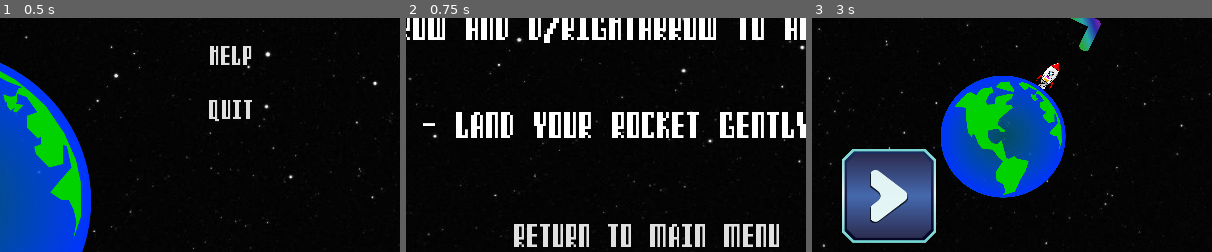
Above: before the commit, frames 1-3 (left to right).
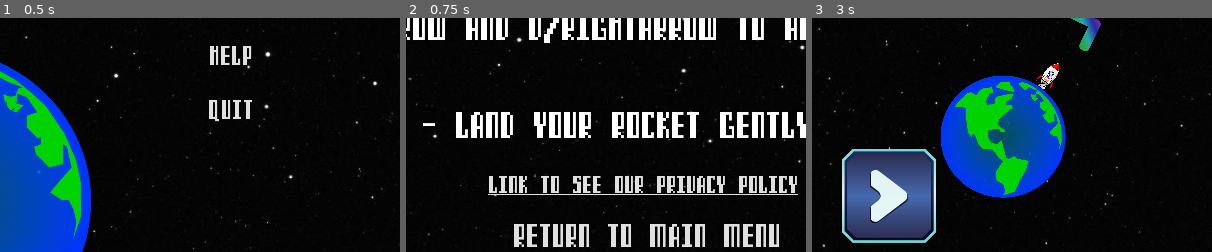
Above: after the commit, the same moments.

Repository: Such-Software/wownero-moon-launch
Game: Godot game, scene res://game/gui/menu/Menu.tscn
Two runs of this game, one before a commit and one after it. Both use one fixed random seed, a clock stepped at 60 frames per second and the inputs below.
Inputs:
- Up to frame 1 (0.5 s): no input
- Up to frame 2 (0.75 s): click "Help" at 0.5 s
- Up to frame 3 (3 s): tap Enter at 1.25 s; hold Right (ui_right) 1.28-2 s; click "Return to main menu" at 2 s; click "Play!" at 2.75 s
The pictures show only the part of the screen within x 20-70%, y 38-88%; the shares and areas given below are measured in that part.

Frame 1 is identical in both runs. In frame 2, 2.9% of the frame differs, in the area x 20-98%, y 67-76%; in frame 3, nothing differs.

Commit message:
add privacy policy link

Diff:
--- a/game/gui/help/Help.gd
+++ b/game/gui/help/Help.gd
@@ -1,4 +1,10 @@
 extends Control
+
+
 
 func _on_Button_pressed():
 	get_tree().change_scene("res://game/gui/menu/Menu.tscn")
+
+
+func _on_LinkButton_pressed():
+	OS.shell_open("https://tabbylabs.com/mml_privacy.html")
--- a/game/gui/help/Help.tscn
+++ b/game/gui/help/Help.tscn
@@ -6,6 +6,10 @@
 
 [sub_resource type="DynamicFont" id=1]
 size = 34
+font_data = ExtResource( 4 )
+
+[sub_resource type="DynamicFont" id=3]
+size = 23
 font_data = ExtResource( 4 )
 
 [sub_resource type="DynamicFont" id=2]
@@ -36,6 +40,14 @@
 align = 1
 valign = 1
 
+[node name="LinkButton" type="LinkButton" parent="."]
+margin_left = 313.0
+margin_top = 422.0
+margin_right = 718.0
+margin_bottom = 464.0
+custom_fonts/font = SubResource( 3 )
+text = "Link to See Our Privacy Policy"
+
 [node name="Button" type="Button" parent="."]
 margin_left = 337.0
 margin_top = 479.0
@@ -45,4 +57,5 @@
 text = "Return to main menu"
 flat = true
 
+[connection signal="pressed" from="LinkButton" to="." method="_on_LinkButton_pressed"]
 [connection signal="pressed" from="Button" to="." method="_on_Button_pressed"]
Not shown: 1 places in game/gui/help/Help.tscn that only renumber resources
